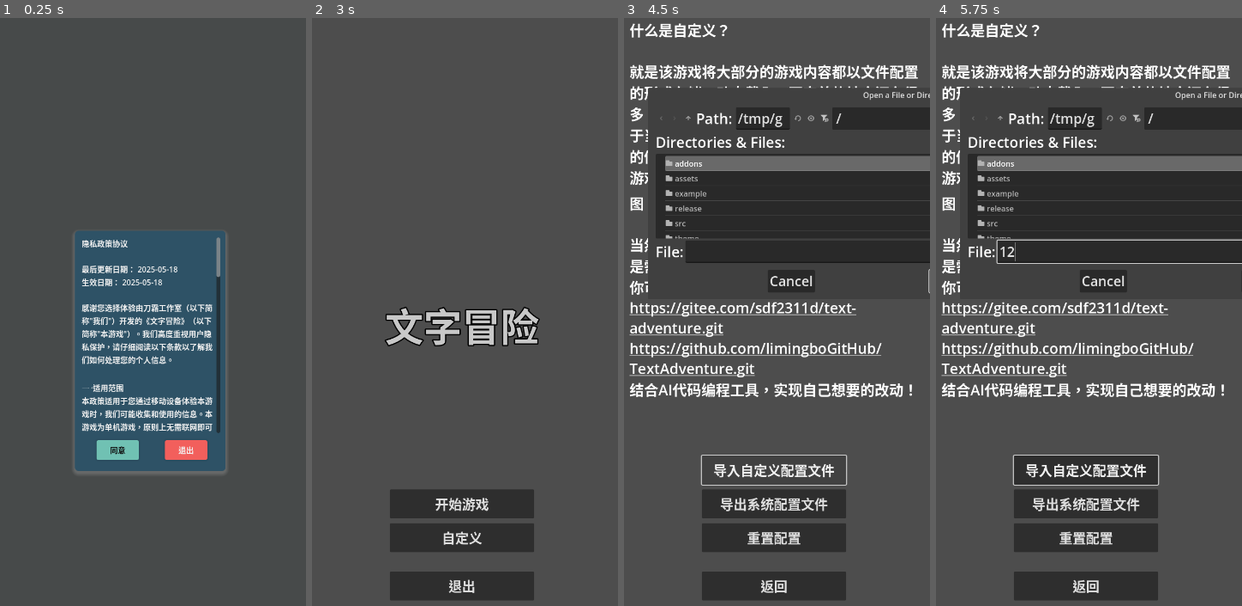
Above: before the commit, frames 1-4 (left to right).
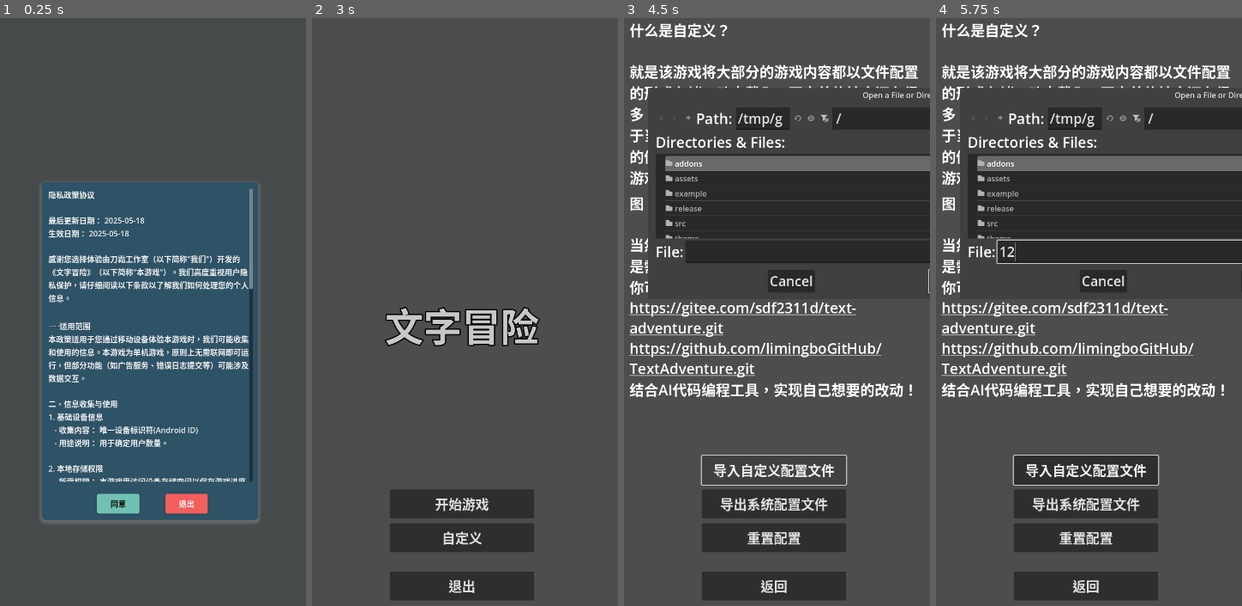
Above: after the commit, the same moments.

Repository: limingboGitHub/TextAdventure
Game: Godot game, scene res://src/scenes/start.tscn
Same seed, same stepped clock (60 frames per second), same inputs: the game is played once before the commit and once after it.
Inputs (mouse positions are in pixels of both pictures, inside the frame that each line leads up to):
- Up to frame 1 (0.25 s): no input
- Up to frame 2 (3 s): click "开始游戏" at 0.5 s; click "开始游戏" at 1.25 s; click "自定义" at 2 s; click "同意" at 2.75 s
- Up to frame 3 (4.5 s): click "自定义" at 3.5 s; click "导入自定义配置文件" at 4.25 s
- Up to frame 4 (5.75 s): click (1131, 253) at 5.02 s; type "12" at 5.1 s

The runs differ from the first frame. In frame 1, 28% of the frame differs, in the area x 13-85%, y 27-86%; in frame 2, nothing differs; in frame 3, 0.1%; in frame 4, less than 0.1%.
Error before the commit: Attempt to call function 'store_line' in base 'null instance' on a null instance. (res://src/core/repository/file_cache_tool.gd:19)

Commit message:
feat: 调整存储方式，适应隐私政策

Diff:
--- a/src/core/repository/file_cache_tool.gd
+++ b/src/core/repository/file_cache_tool.gd
@@ -15,13 +15,13 @@
 
 # 保存用户行为信息（是否同意隐私政策）
 func save_user_behavior(is_agree: bool):
-	var file = FileAccess.open(game_save_dir.path_join("user_behavior.txt"), FileAccess.WRITE)
+	var file = FileAccess.open(OS.get_user_data_dir().path_join("user_behavior.txt"), FileAccess.WRITE)
 	file.store_line(str(is_agree))
 	file.close()
 
 # 加载用户行为信息（是否同意隐私政策）
 func load_user_behavior() -> bool:
-	var file = FileAccess.open(game_save_dir.path_join("user_behavior.txt"), FileAccess.READ)
+	var file = FileAccess.open(OS.get_user_data_dir().path_join("user_behavior.txt"), FileAccess.READ)
 	if file:
 		file.close()
 		return true
--- a/src/scenes/privacy_dialog.gd
+++ b/src/scenes/privacy_dialog.gd
@@ -16,13 +16,16 @@
 func loadJson():
 	var file = FileAccess.open(json_file, FileAccess.READ)
 	var content = file.get_as_text()
+	file.close()
 	return JSON.parse_string(content)
 
 
 func loadText(entity):
 	var file = FileAccess.open(entity.textPath, FileAccess.READ)
-	var content = file.get_as_text()
-	label.text = content
+	if file:
+		var content = file.get_as_text()
+		label.text = content
+		file.close()
 
 
 func loadPanel():
--- a/src/scenes/privacy_dialog.tscn
+++ b/src/scenes/privacy_dialog.tscn
@@ -79,10 +79,10 @@
 anchor_top = 0.5
 anchor_right = 0.5
 anchor_bottom = 0.5
-offset_left = -156.5
-offset_top = -249.0
-offset_right = 156.5
-offset_bottom = 249.0
+offset_left = -225.0
+offset_top = -350.0
+offset_right = 225.0
+offset_bottom = 350.0
 grow_horizontal = 2
 grow_vertical = 2
 theme_override_styles/panel = SubResource("StyleBoxFlat_xc00h")
@@ -101,8 +101,10 @@
 horizontal_scroll_mode = 0
 
 [node name="Label" type="Label" parent="ColorRect/Panel/ScrollContainer"]
+custom_minimum_size = Vector2(400, 0)
 layout_mode = 2
 size_flags_horizontal = 3
+theme_override_font_sizes/font_size = 25
 text = "隐私政策协议
 
 最后更新日期： 2025-05-18
@@ -115,7 +117,7 @@
 
 二、信息收集与使用
 1. 基础设备信息
-   - 收集内容： 唯一设备标识符（Android ID。
+   - 收集内容： 唯一设备标识符(Android ID)
    - 用途说明： 用于确定用户数量。
 
 2. 本地存储权限
@@ -159,24 +161,24 @@
 - 本游戏无社交、账号系统及强制联网功能，原则上不主动收集敏感个人信息。
 "
 label_settings = SubResource("LabelSettings_4j0cr")
-autowrap_mode = 2
+autowrap_mode = 3
 
 [node name="AgreeButton" type="Button" parent="ColorRect/Panel"]
 layout_mode = 0
-offset_left = 45.0
-offset_top = 434.0
-offset_right = 133.0
-offset_bottom = 475.0
+offset_left = 115.0
+offset_top = 645.5
+offset_right = 203.0
+offset_bottom = 686.5
 theme_override_colors/font_color = Color(0.0588235, 0.0588235, 0.0588235, 1)
 theme_override_styles/normal = SubResource("StyleBoxFlat_r35ad")
 text = "同意"
 
 [node name="RefuseButton" type="Button" parent="ColorRect/Panel"]
 layout_mode = 0
-offset_left = 187.0
-offset_top = 434.0
-offset_right = 275.0
-offset_bottom = 475.0
+offset_left = 257.0
+offset_top = 645.5
+offset_right = 345.0
+offset_bottom = 686.5
 theme_override_colors/font_color = Color(0.94902, 0.94902, 0.94902, 1)
 theme_override_styles/normal = SubResource("StyleBoxFlat_nefae")
 text = "退出"
--- a/src/scenes/start.gd
+++ b/src/scenes/start.gd
@@ -22,8 +22,12 @@
 		pass
 	else:
 		$PrivacyDialog.hide()
-		# 将资源从应用目录复制到用户目录
-		cache_tool.copy_resources_to_user_dir()
+		start_game()
+
+
+func start_game():
+	# 将资源从应用目录复制到用户目录
+	cache_tool.copy_resources_to_user_dir()
 
 	ToastManager.toast_added.connect(_on_toast_added)
 	# 监听开始游戏信号
@@ -217,6 +221,8 @@
 func _on_preivew_privacy_policy_agreed() -> void:
 	# 保存用户同意隐私政策
 	cache_tool.save_user_behavior(true)
+	# 开始游戏
+	start_game()
 
 
 func _on_preivew_privacy_policy_refused() -> void:
Not shown, changed: release/privacy.txt
